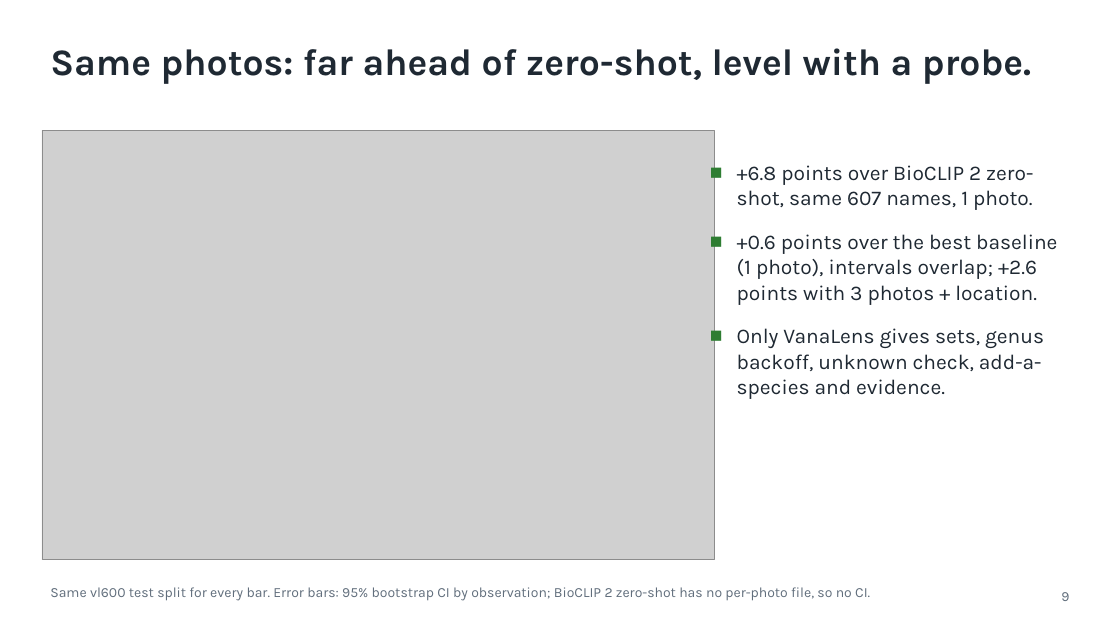
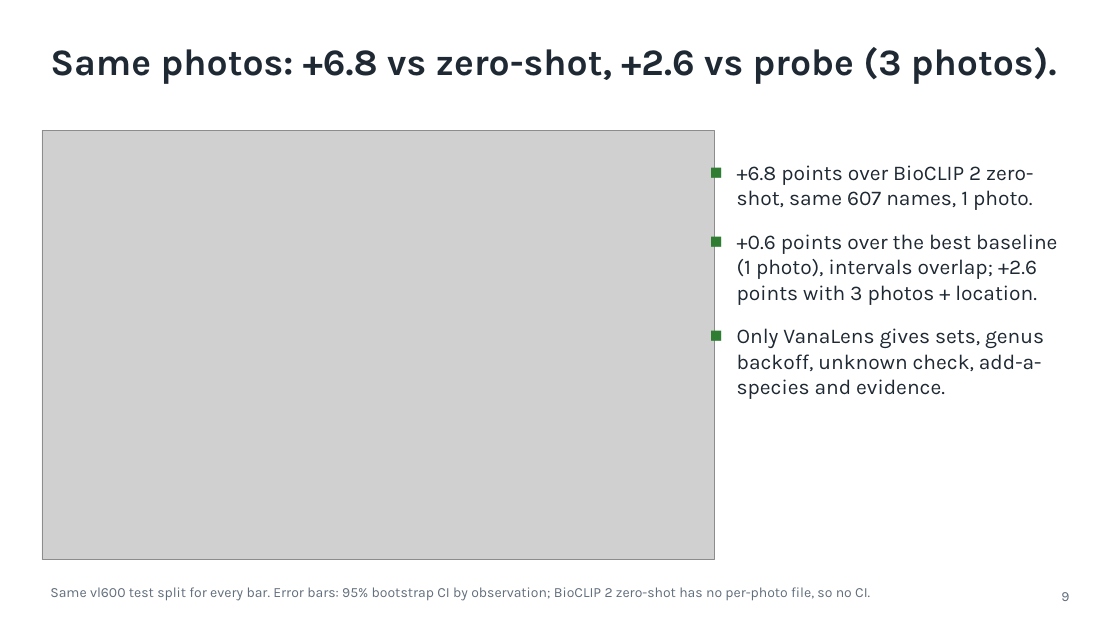
Before and after one commit to shadowBit01/Plant-Classifier-model, a slide deck: slide 9 of pitch/VanaLens.pptx. Drawn at 1120x630 pixels with LibreOffice and Linux fonts; fonts in the diff are those of the drawing; grey boxes stand for pictures. Boxes give left, top, right and bottom in pixels: in the first picture for what was removed or moved away, otherwise in the second. Text is boxed around its words. In the diff, an @@ line names an element or a change of style, - is before the commit and + after.

```diff
--- a/pitch/VanaLens.pptx
+++ b/pitch/VanaLens.pptx
@@ text at (50, 47, 1057, 84): text changed @@
-Same photos: far ahead of zero-shot, level with a probe.
+Same photos: +6.8 vs zero-shot, +2.6 vs probe (3 photos).
```
Also in this commit, not shown: 1 other slide changed, 10 other files.
